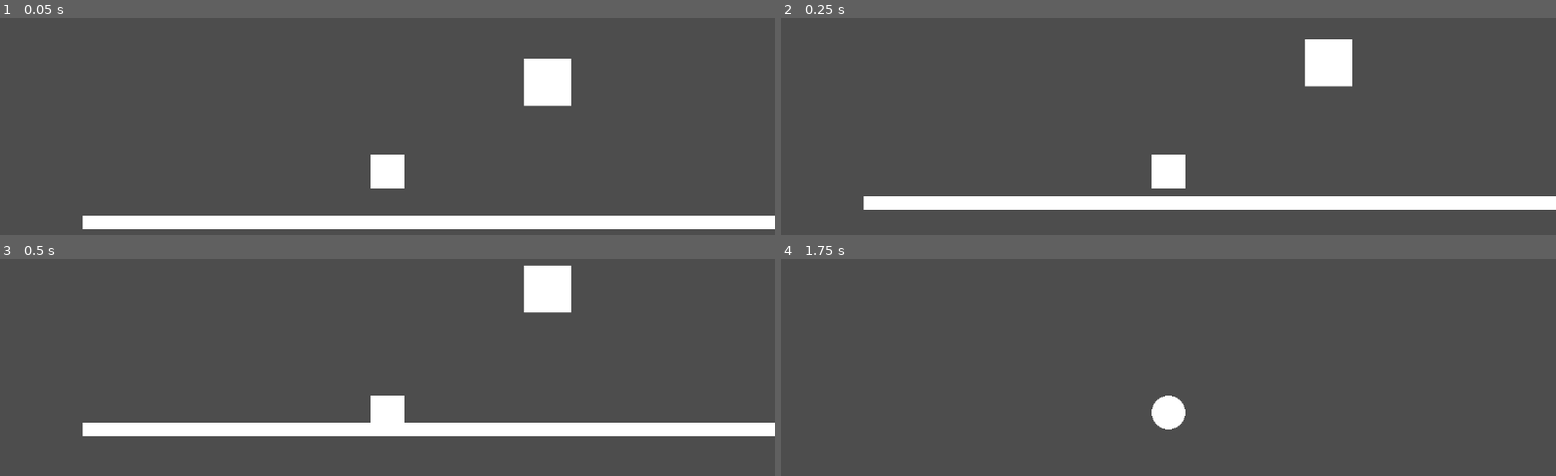
Above: before the commit, frames 1-4 (two rows, left to right).
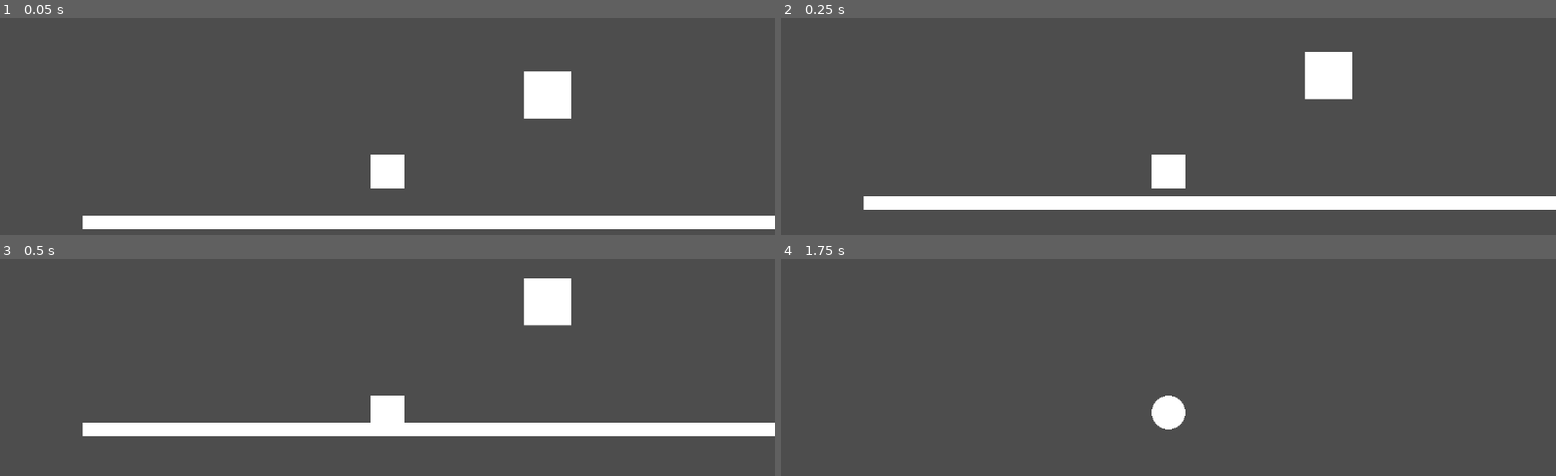
Above: after the commit, the same moments.

Repository: vmaye002-debug/shape-shifter
Game: Godot game, scene res://main.tscn
Same seed, same stepped clock (60 frames per second), same inputs: the game is played once before the commit and once after it.
Inputs:
- Up to frame 1 (0.05 s): no input
- Up to frame 2 (0.25 s): no input
- Up to frame 3 (0.5 s): no input
- Up to frame 4 (1.75 s): hold D (right) 0.53-1.28 s; hold 3 (circle) 0.53-1.28 s; hold A (left) from 1.28 s (still down); tap Space (space) at 1.35 s

The runs differ from the first frame. In frame 1, 0.8% of the frame differs, in the area x 67-74%, y 18-47%; in frame 2, 0.7%; in frame 3, 0.7%; in frame 4, nothing differs.

Commit message:
square drop and return

Diff:
--- a/enemy_square.gd
+++ b/enemy_square.gd
@@ -1,11 +1,19 @@
 extends CharacterBody2D
 
 
-const SPEED = 300.0
-
 @export var areaDetect:Area2D
 var dropping:bool = false
+var returning:bool = false
 func _physics_process(delta: float) -> void:
+	if move_and_collide(velocity * delta):
+		returning = true
+	if returning:
+		if position.y > 300:
+			velocity.y = -400
+		else:
+			velocity.y = 0
+			position.y = 300
+			returning = false
 
 
 
@@ -13,7 +21,11 @@
 
 
 func _on_area_2d_body_entered(body: Node2D) -> void:
-	print("dropping");
 	dropping = true;
-	#velocity.y = 500;
+	velocity.y = 500;
 	pass # Replace with function body.
+
+
+func _on_ready() -> void:
+	position.y = 300
+	pass # Replace with function body.
--- a/enemy_square.tscn
+++ b/enemy_square.tscn
@@ -22,9 +22,11 @@
 shape = SubResource("RectangleShape2D_qi2p4")
 
 [node name="Area2D" type="Area2D" parent="."]
+collision_mask = 2
 
 [node name="CollisionShape2D" type="CollisionShape2D" parent="Area2D"]
 position = Vector2(0, 70)
 shape = SubResource("RectangleShape2D_iifgy")
 
+[connection signal="ready" from="." to="." method="_on_ready"]
 [connection signal="body_entered" from="Area2D" to="." method="_on_area_2d_body_entered"]
